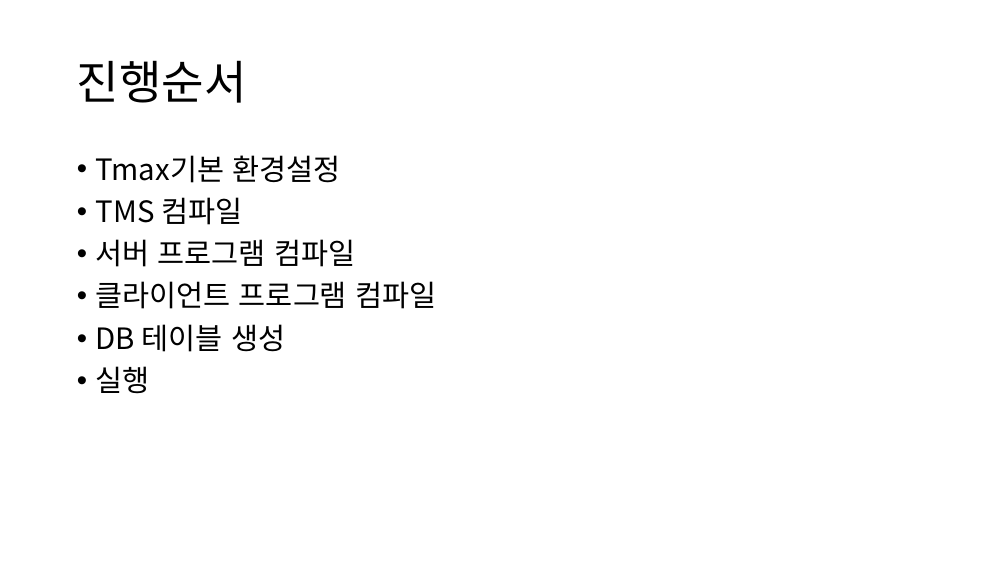
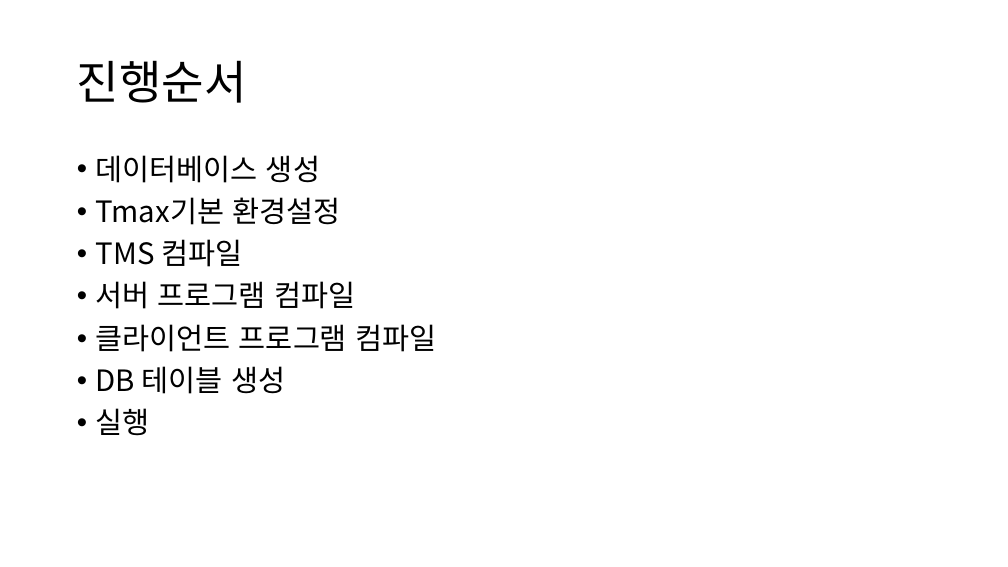
Before and after one commit to ahnhongjo/tmax-xa, a slide deck: slide 4 of xa기반 계좌이체.pptx. Drawn at 1008x567 pixels with LibreOffice and Linux fonts; fonts in the diff are those of the drawing. Boxes give left, top, right and bottom in pixels: in the first picture for what was removed or moved away, otherwise in the second. Text is boxed around its words. In the diff, an @@ line names an element or a change of style, - is before the commit and + after.

Commit message:
데이터베이스 생성 순서 변경

```diff
--- a/xa기반 계좌이체.pptx
+++ b/xa기반 계좌이체.pptx
@@ text at (96,155,320,183): paragraph added @@
+• 데이터베이스 생성
```
Also in this commit, not shown: 1 other slide changed.
